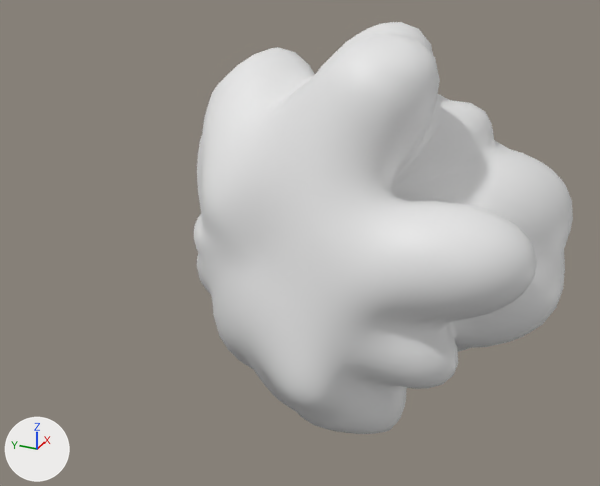
An edit to the Blender file assets/models/nebulas/nebula_2.blend, drawn before and after from the same camera.
Rendered twice from a camera (50 mm lens) standing at (-2.41, -1.45, 1.38) and looking at (0.43, -0.17, -0.04). Lighting does not change. The marker at lower left points along +X, +Y and +Z. The older version comes first.

Objects in the first picture: 'nebula_2'.
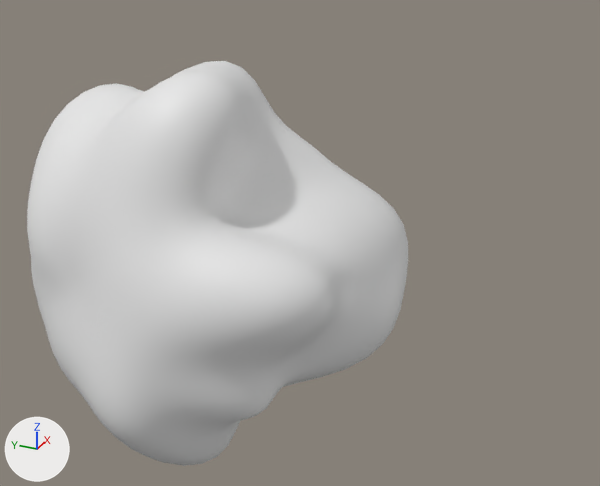
What changed in the scene script:
```text
Change me_icosphere_001:
    used by ob_nebula_2; location = (0.0, 0.0, 0.0)
    remove me_icosphere_001.from_pydata(...)  # 2562 vertices, 5120 faces; spans x -0.08..1.38, y -1.19..0.42, z -0.84..0.83
    add me_icosphere_001.from_pydata(...)  # 2562 vertices, 5120 faces; spans x -0.53..0.92, y -0.69..0.92, z -0.88..0.79
    me_icosphere_001 part 1: the whole mesh is moved by (-0.45, 0.5, -0.04)
Change ob_nebula_2:
    add _m = ob_nebula_2.modifiers.new('Smooth', 'SMOOTH')
    add _m.factor = 1.0
    add _m.iterations = 10
```

Where the change shows, as pixel boxes [x1, y1, x2, y2] in the pictures (600 x 486 px):
'nebula_2', mesh moved, modifiers changed
    before: [194, 22, 573, 434]
    after: [27, 61, 408, 466]
